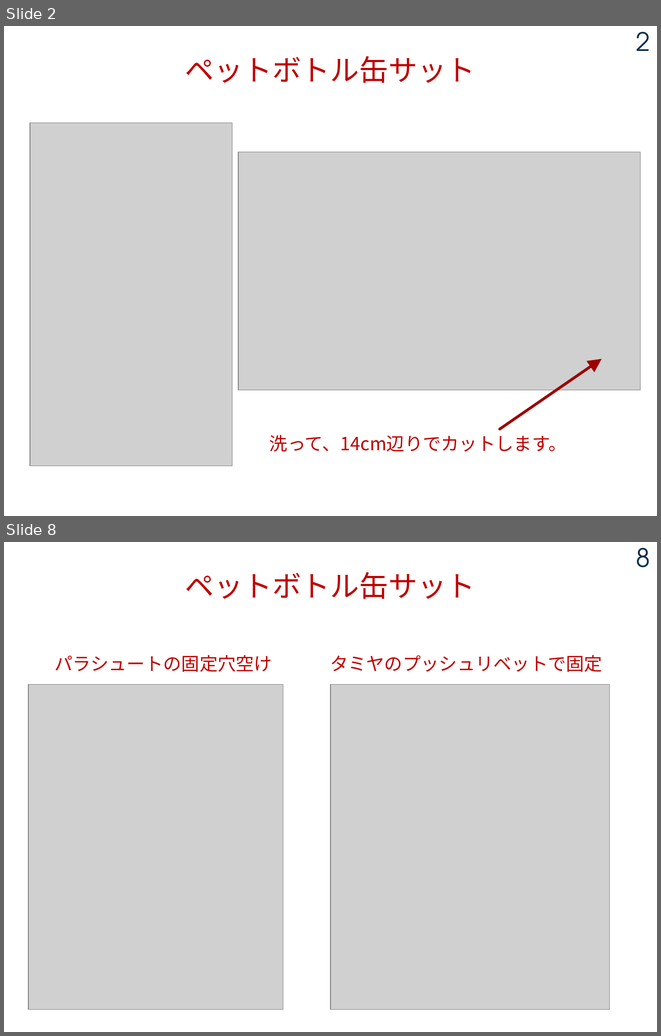
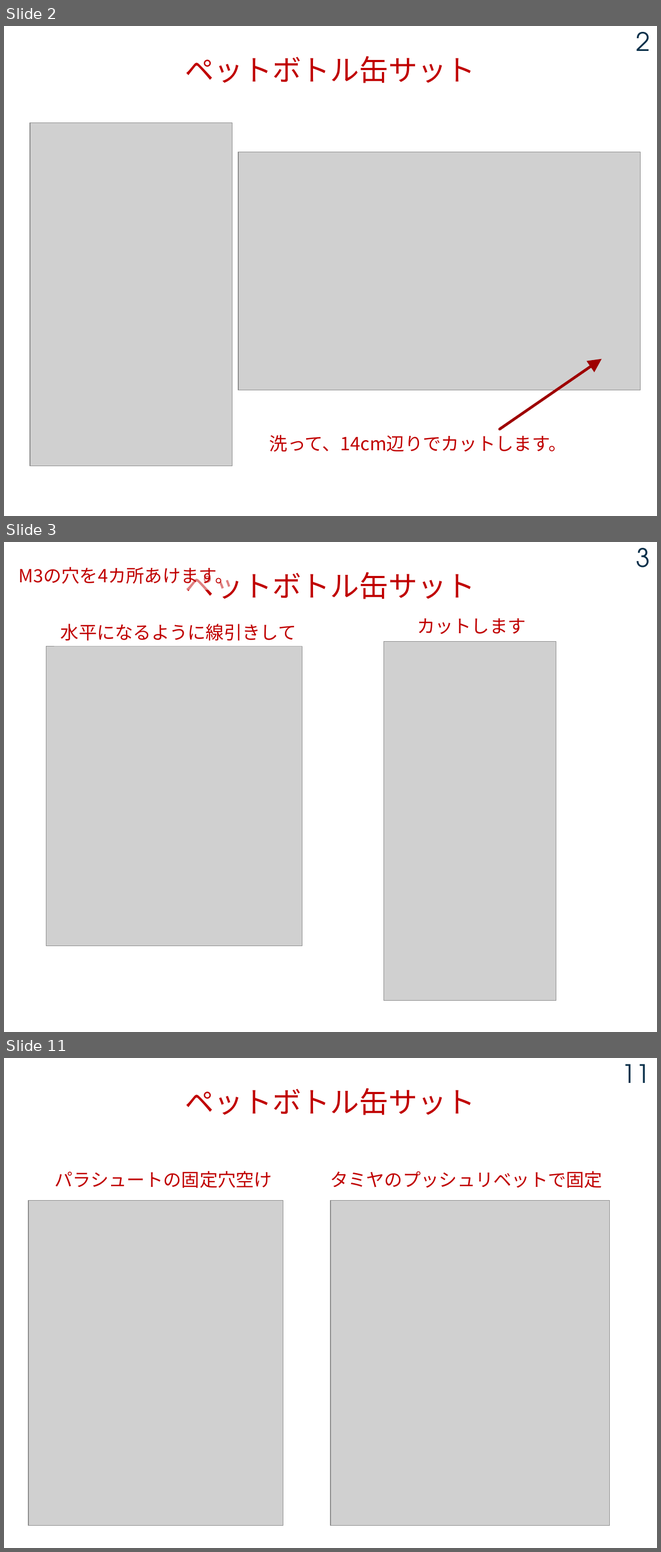
Before and after one commit to tarosay/cansat2026_Sample, a slide deck: Documents/2026_07_02_ペットボトル缶サットを作ろう.pptx. Shown one above the other, each under a label of ours: slides 2 and 8 before the commit, slides 2, 3 and 11 after it; the slides between them are not shown. The pictures are 661x1036 and 661x1552 pixels, drawn with LibreOffice and Linux fonts; fonts in the diff are those of the drawing; grey boxes stand for pictures. Boxes give left, top, right and bottom in pixels: in the first picture for what was removed or moved away, otherwise in the second. Text is boxed around its words. In the diff, an @@ line names an element or a change of style, - is before the commit and + after.

Commit message:
ペットボトル缶サット完成

```diff
--- a/Documents/2026_07_02_ペットボトル缶サットを作ろう.pptx
+++ b/Documents/2026_07_02_ペットボトル缶サットを作ろう.pptx
@@ slide 3 added at [4,542,657,1032], background #FFFFFF @@
@@ page number added at [636,548,650,567], 28 pt, text #0A304A @@
+3
@@ text added at [19,567,233,588], 20 pt, text #C00000 @@
+M3の穴を4カ所あけます。
@@ text added at [185,567,476,599], 32 pt, text #C00000 @@
+ペットボトル缶サット
@@ rectangle added at [54,618,310,646], fill #FFFFFF at 50% opacity, 20 pt, text #C00000 @@
+水平になるように線引きして
@@ rectangle added at [411,611,556,640], fill #FFFFFF at 50% opacity, 20 pt, text #C00000 @@
+カットします
@@ picture added at [46,646,302,946] @@
@@ picture added at [384,641,556,1000] @@
@@ what was slide 8 is now slide 11 @@
@@ page number at [622,1064,650,1083]: text changed @@
-8
+11
```
Also in this commit, not shown: 6 slides changed, 1 other slide added, 2 slides removed, 1 other file.
